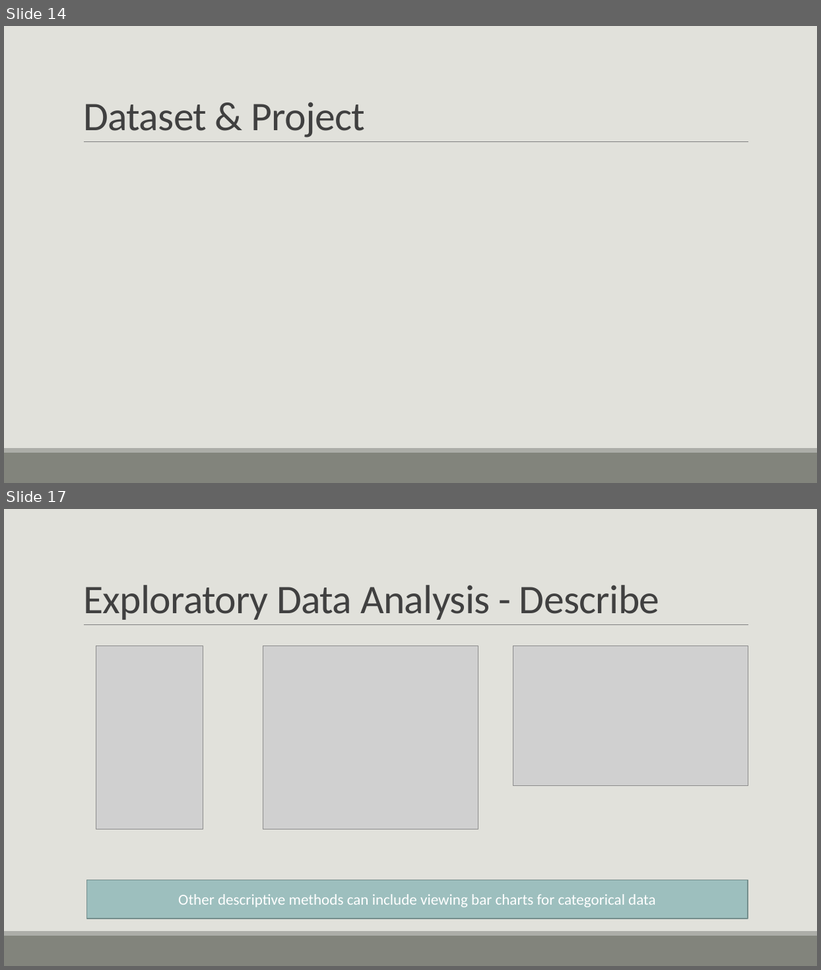
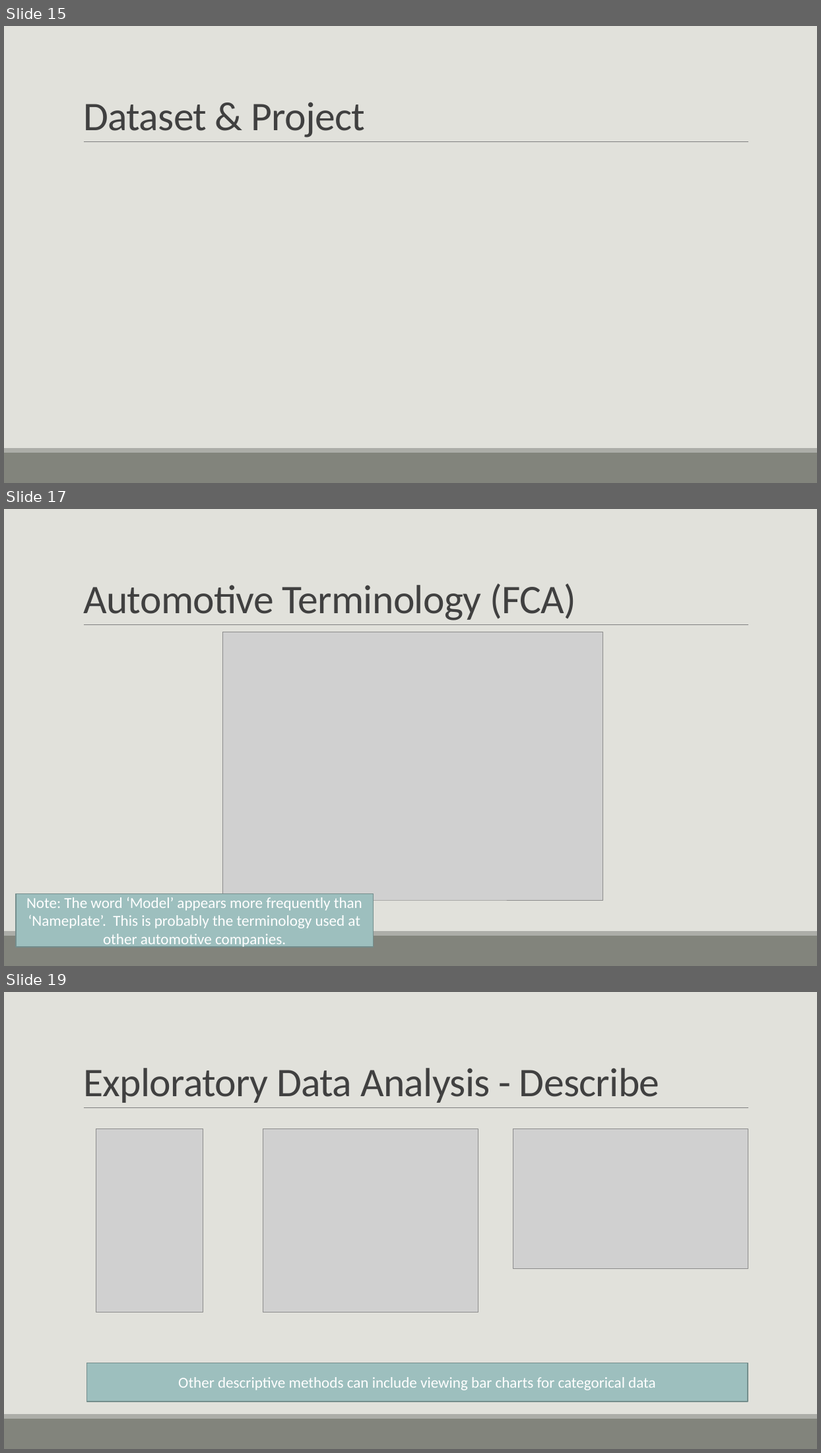
Before and after one commit to casey-whorton-waynestate/public-course-content, a slide deck: Wayne State Course.pptx. Shown one above the other, each under a label of ours: slides 14 and 17 before the commit, slides 15, 17 and 19 after it; the slides between them are not shown. The pictures are 821x970 and 821x1453 pixels, drawn with LibreOffice and Linux fonts; fonts in the diff are those of the drawing; grey boxes stand for pictures. Boxes give left, top, right and bottom in pixels: in the first picture for what was removed or moved away, otherwise in the second. Text is boxed around its words. In the diff, an @@ line names an element or a change of style, - is before the commit and + after.

```diff
--- a/Wayne State Course.pptx
+++ b/Wayne State Course.pptx
@@ slide 17 added at (x1=4, y1=509, x2=817, y2=966), background #E1E1DB; not listed: 3 template elements that a slide beside it also shows @@
@@ title added at (x1=83, y1=584, x2=576, y2=621), 48 pt, text #404040 @@
+Automotive Terminology (FCA)
@@ picture added at (x1=222, y1=632, x2=603, y2=900) @@
@@ rectangle added at (x1=16, y1=894, x2=373, y2=947), fill #9DBFBE, outline #748D8D 1.25 pt, 18 pt, text #FFFFFF @@
+Note: The word ‘Model’ appears more frequently than ‘Nameplate’. This is probably the terminology used at other automotive companies.
@@ what was slide 14 is now slide 15 @@
@@ what was slide 17 is now slide 19 @@
```
Also in this commit, not shown: 3 slides changed, 3 other slides added, 1 slide removed.
